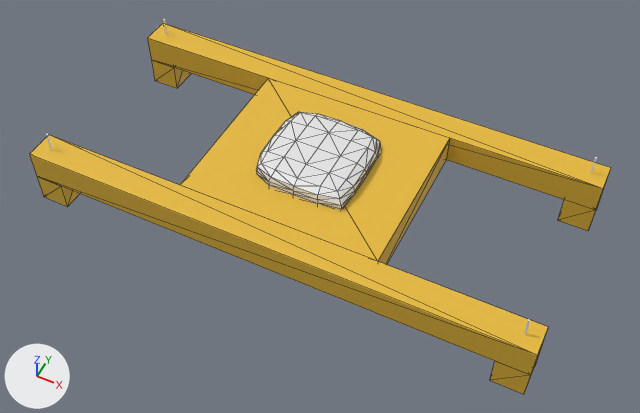
What one commit did to the COLLADA model CAD/Drone.dae.
One viewpoint serves both versions: a 50 mm lens placed at (0.267, -0.529, 0.613), pointed at (0.012, -0.019, -0.025). Lighting does not change. The marker at lower left points along +X, +Y and +Z. The picture after the commit comes second. Mesh edges are drawn as thin lines on the coarser meshes. Where no turn or scale is listed for an object, it has been applied to the vertices.

Script lines for the objects in view, before the commit:
```python
me_cube = bpy.data.meshes.new('Cube')
me_cube.from_pydata(...)  # 98 vertices, 192 faces; spans x -0.0497..0.05, y -0.05..0.0496, z -0.01..0.0098
me_cube_001 = bpy.data.meshes.new('Cube.001')
me_cube_001.from_pydata(...)  # 48 vertices, 84 faces; spans x -0.25..0.25, y -0.015..0.215, z -0.045..0.015
me_cube_001.materials.append(mat_material)  # yellow #e7ba38
ob_cube = bpy.data.objects.new('Cube', me_cube)
ob_cube.location = (0.0, 0.0, 0.022)
ob_cube_001 = bpy.data.objects.new('Cube.001', me_cube_001)
ob_cube_001.location = (0.0, -0.1, 0.0)
```
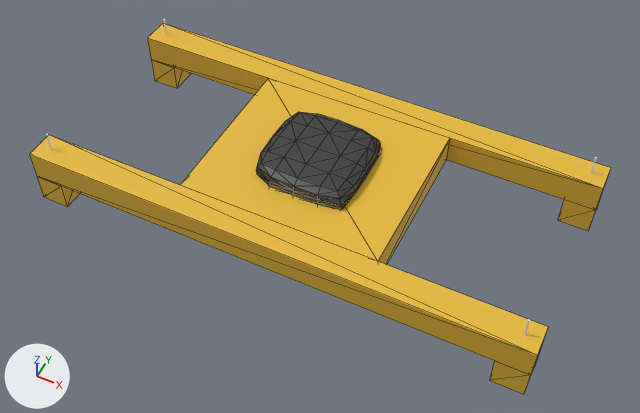
Edits to the bpy script that builds the scene:
```text
Add mat_material_002:
    mat_material_002 = principled_material('Material.002')
    mat_material_002.base_color = (0.0452, 0.0452, 0.0452)  # dark grey #3c3c3c
Change me_cube:
    where me_cube.from_pydata(...)  # 98 vertices, 192 faces; spans x -0.0497..0.05, y -0.05..0.0496, z -0.01..0.0098
    add me_cube.materials.append(mat_material_002)  # dark grey #3c3c3c
```

Location of each change, (x1, y1, x2, y2) in pixels of the pictures (640 x 413 px):
'Cube', recoloured (white to dark grey)
    both: (256, 112, 381, 210)
